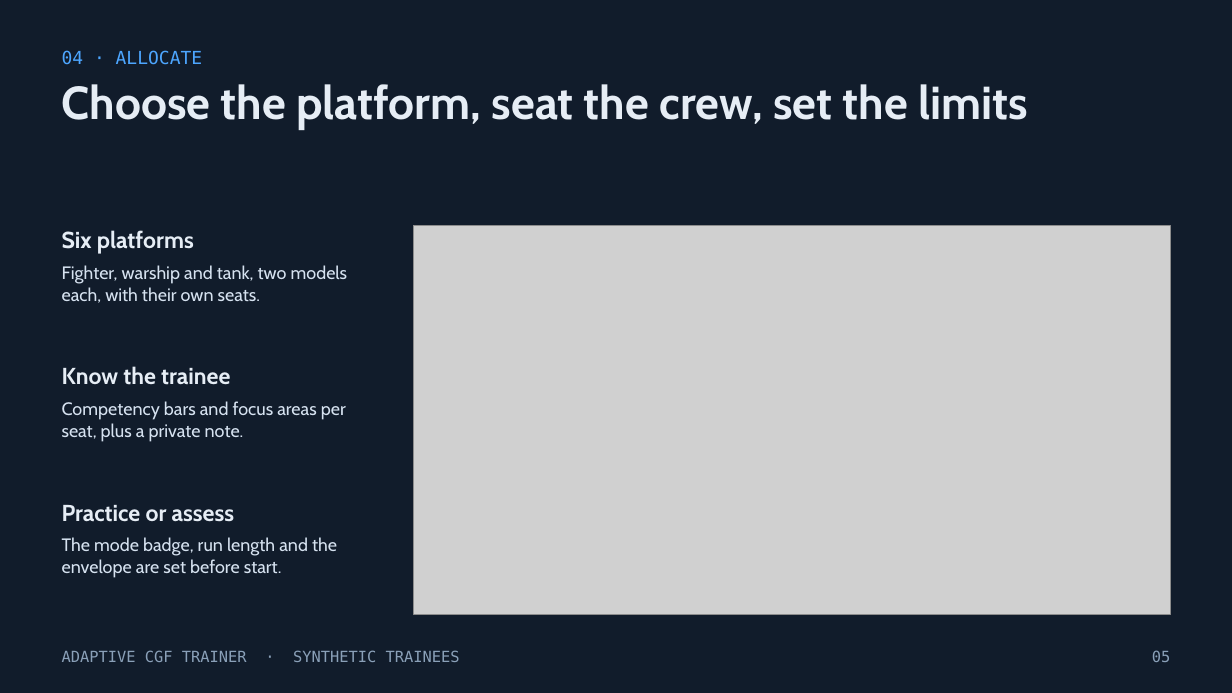
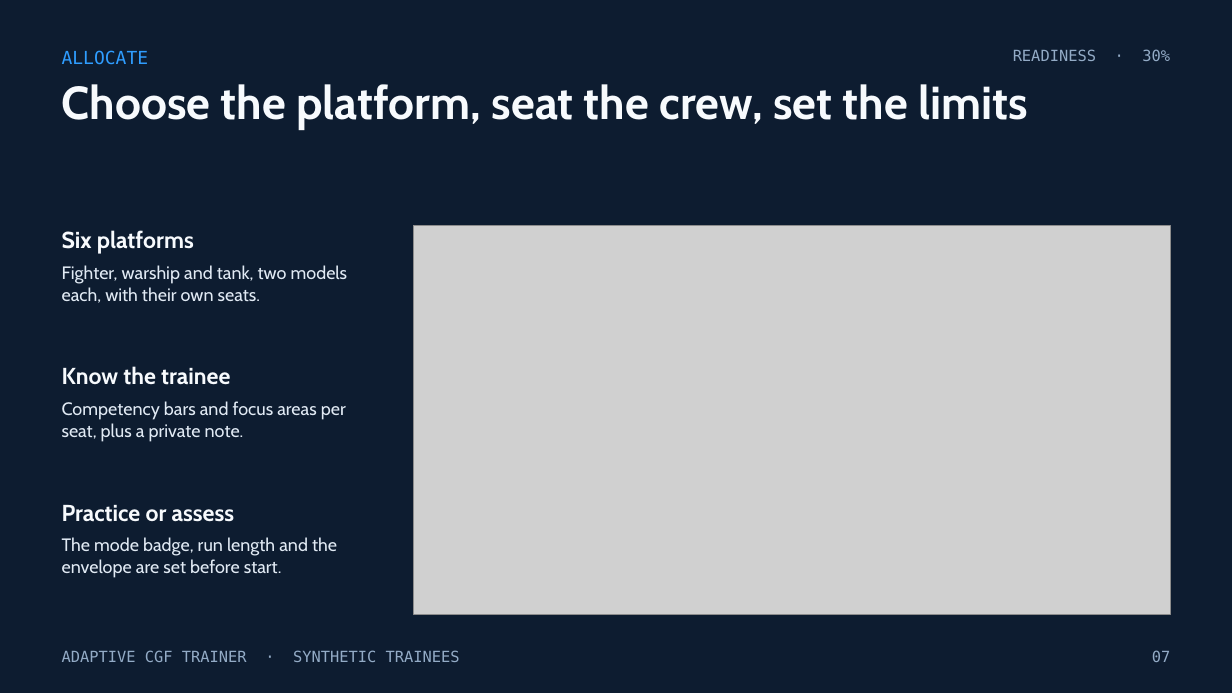
Before and after one commit to buttception/T-S_Hackathon26, a slide deck: slide 7 of cgf-demo/docs/pitch/Adaptive-CGF-Trainer.pptx (slide 5 before the commit). Drawn at 1232x693 pixels with LibreOffice and Linux fonts; fonts in the diff are those of the drawing; grey boxes stand for pictures. Boxes give left, top, right and bottom in pixels: in the first picture for what was removed or moved away, otherwise in the second. Text is boxed around its words. In the diff, an @@ line names an element or a change of style, - is before the commit and + after.

```diff
--- a/cgf-demo/docs/pitch/Adaptive-CGF-Trainer.pptx
+++ b/cgf-demo/docs/pitch/Adaptive-CGF-Trainer.pptx
@@ background #111C2B to #0D1C30 @@
@@ text at (x1=62, y1=50, x2=149, y2=65): text changed; text colour #4DA6FF to #2F9DFF @@
-04 · ALLOCATE
+ALLOCATE
@@ text added at (x1=1013, y1=49, x2=1170, y2=61), 12 pt, text #93ABC6 @@
+READINESS · 30%
@@ text colour #E6EDF5 to #F7FAFD in 4 elements at (x1=62, y1=84, x2=1028, y2=130), (x1=62, y1=230, x2=194, y2=254), (x1=62, y1=366, x2=230, y2=385), (x1=62, y1=505, x2=234, y2=522) @@
@@ text at (x1=1152, y1=650, x2=1170, y2=662): text changed; text colour #8AA0B8 to #93ABC6 @@
-05
+07
```
Also in this commit, not shown: 10 other slides changed, 6 slides added, 2 slides removed, 7 other files.
